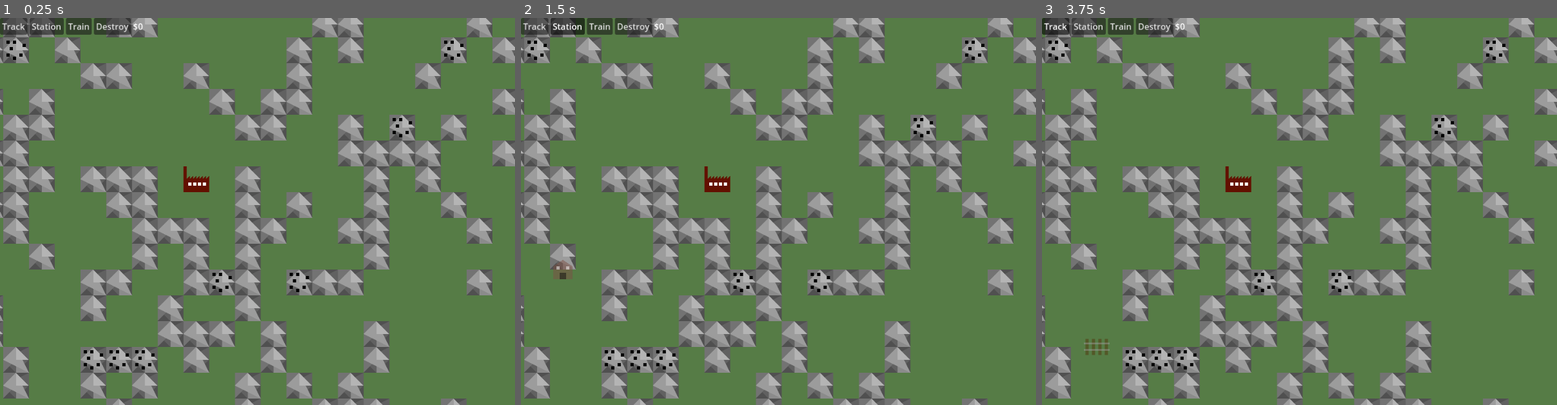
Above: before the commit, frames 1-3 (left to right).
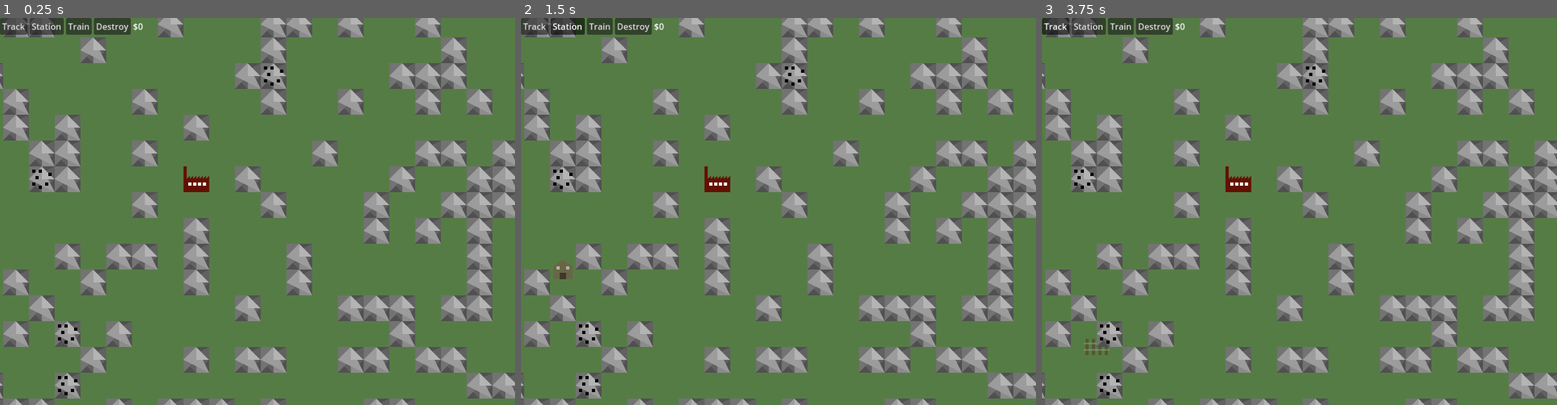
Above: after the commit, the same moments.

Repository: Godsmith/trainfinity3
Game: Godot game, scene res://scenes/overground.tscn
Two runs of this game, one before a commit and one after it. Both use one fixed random seed, a clock stepped at 60 frames per second and the inputs below.
Inputs:
- Up to frame 1 (0.25 s): no input
- Up to frame 2 (1.5 s): click "Track" at 0.5 s; click "Station" at 1.25 s
- Up to frame 3 (3.75 s): click "Train" at 2 s; click "Destroy" at 2.75 s; click "Track" at 3.5 s

The runs differ from the first frame. In frame 1, 40% of the frame differs, in the area x 0-100%, y 0-100%; in frame 2, 40%; in frame 3, 40%.

Commit message:
Remove unnecessary lines and rename shadowing variables
Also remove Global from autoload and add a class name instead,
since we don't have any state.

Diff:
--- a/project.godot
+++ b/project.godot
@@ -14,9 +14,9 @@
 run/main_scene="uid://bdv5fulluq6xw"
 config/features=PackedStringArray("4.4", "Forward Plus")
 
-[autoload]
+[debug]
 
-Global="*res://scripts/global.gd"
+gdscript/warnings/integer_division=0
 
 [display]
 
--- a/scripts/game.gd
+++ b/scripts/game.gd
@@ -19,7 +19,7 @@
 
 class_name Game
 
-const GRID_SIZE := 32
+const HALF_GRID_SIZE := 32
 const TILE := Vector2(Global.TILE_SIZE, Global.TILE_SIZE)
 const SCALE_FACTOR := 2 # Don't remember where I set this
 enum GUI_STATE {NONE, TRACK, STATION, TRAIN1, TRAIN2, LIGHT, DESTROY}
@@ -97,8 +97,8 @@
 	factory.position = Vector2(0, 0)
 	add_child(factory)
 
-	for x in range(-GRID_SIZE / 2, GRID_SIZE):
-		for y in range(-GRID_SIZE / 2, GRID_SIZE):
+	for x in range(-HALF_GRID_SIZE, HALF_GRID_SIZE):
+		for y in range(-HALF_GRID_SIZE, HALF_GRID_SIZE):
 			if x >= -1 and x <= 1 and y >= -1 and y <= 1:
 				# Do not place around starting factory
 				continue
@@ -150,7 +150,6 @@
 					_show_ghost_track(new_ghost_track_tile_positions)
 
 		if is_right_mouse_button_held_down:
-			var camera = get_viewport().get_camera_2d()
 			camera.position -= event.get_relative() / camera.zoom.x
 
 
@@ -158,41 +157,40 @@
 
 func _show_ghost_track(positions: Array[Vector2]):
 	ghost_track_tile_positions = positions
-	for ghost_track in ghost_tracks:
-		ghost_track.queue_free()
+	for track in ghost_tracks:
+		track.queue_free()
 	ghost_tracks.clear()
 	for i in len(ghost_track_tile_positions) - 1:
 		var pos1 = ghost_track_tile_positions[i]
 		var pos2 = ghost_track_tile_positions[i + 1]
-		var position = pos1.lerp(pos2, 0.5)
-		var ghost_track := Track.create(pos1, pos2)
-		ghost_track.set_ghost_status(true)
-		ghost_track.position = position
-		ghost_tracks.append(ghost_track)
-		$".".add_child(ghost_track)
+		var midway_position = pos1.lerp(pos2, 0.5)
+		var track := Track.create(pos1, pos2)
+		track.set_ghost_status(true)
+		track.position = midway_position
+		ghost_tracks.append(track)
+		$".".add_child(track)
 
 func _create_track():
-	for ghost_track in ghost_tracks:
-		var position = ghost_track.position.snapped(TILE)
-		if ghost_track.position_rotation() in tracks:
-			ghost_track.queue_free()
+	for track in ghost_tracks:
+		if track.position_rotation() in tracks:
+			track.queue_free()
 		else:
-			tracks[ghost_track.position_rotation()] = ghost_track
-			ghost_track.set_ghost_status(false)
-			ghost_track.track_clicked.connect(_track_clicked)
+			tracks[track.position_rotation()] = track
+			track.set_ghost_status(false)
+			track.track_clicked.connect(_track_clicked)
 	var ids = []
-	for position in ghost_track_tile_positions:
-		_add_position_to_astar(position)
-		ids.append(astar_id_from_position[position])
+	for ghost_track_position in ghost_track_tile_positions:
+		_add_position_to_astar(ghost_track_position)
+		ids.append(astar_id_from_position[ghost_track_position])
 	for i in range(1, len(ids)):
 		astar.connect_points(ids[i - 1], ids[i])
 	ghost_tracks.clear()
 
-func _add_position_to_astar(position):
-	if not position in astar_id_from_position:
+func _add_position_to_astar(new_position):
+	if not new_position in astar_id_from_position:
 		var id = astar.get_available_point_id()
-		astar_id_from_position[position] = id
-		astar.add_point(id, position)
+		astar_id_from_position[new_position] = id
+		astar.add_point(id, new_position)
 
 func _track_clicked(track: Track):
 	if gui_state == GUI_STATE.DESTROY:
@@ -243,10 +241,10 @@
 
 ###################################################################
 
-func _create_station(position: Vector2):
+func _create_station(station_position: Vector2):
 	var station = STATION.instantiate()
-	station.position = position
-	_add_position_to_astar(position)
+	station.position = station_position
+	_add_position_to_astar(station_position)
 	station.station_clicked.connect(_station_clicked)
 	add_child(station)
 
@@ -276,9 +274,9 @@
 
 ###################################################################
 
-func _create_light(position: Vector2):
+func _create_light(light_position: Vector2):
 	var light = LIGHT.instantiate()
-	light.position = position
+	light.position = light_position
 	light.light_clicked.connect(_light_clicked)
 	add_child(light)
 
--- a/scripts/global.gd
+++ b/scripts/global.gd
@@ -1,9 +1,11 @@
 extends Node
+
+class_name Global
 
 const TILE_SIZE := 16
 
 static func is_orthogonally_adjacent(position1: Vector2i, position2: Vector2i) -> bool:
-	for delta in [Vector2i(TILE_SIZE, 0),Vector2i(-TILE_SIZE, 0),
+	for delta in [Vector2i(TILE_SIZE, 0), Vector2i(-TILE_SIZE, 0),
 				  Vector2i(0, TILE_SIZE), Vector2i(0, -TILE_SIZE)]:
 		if position1 + delta == position2:
 			return true
